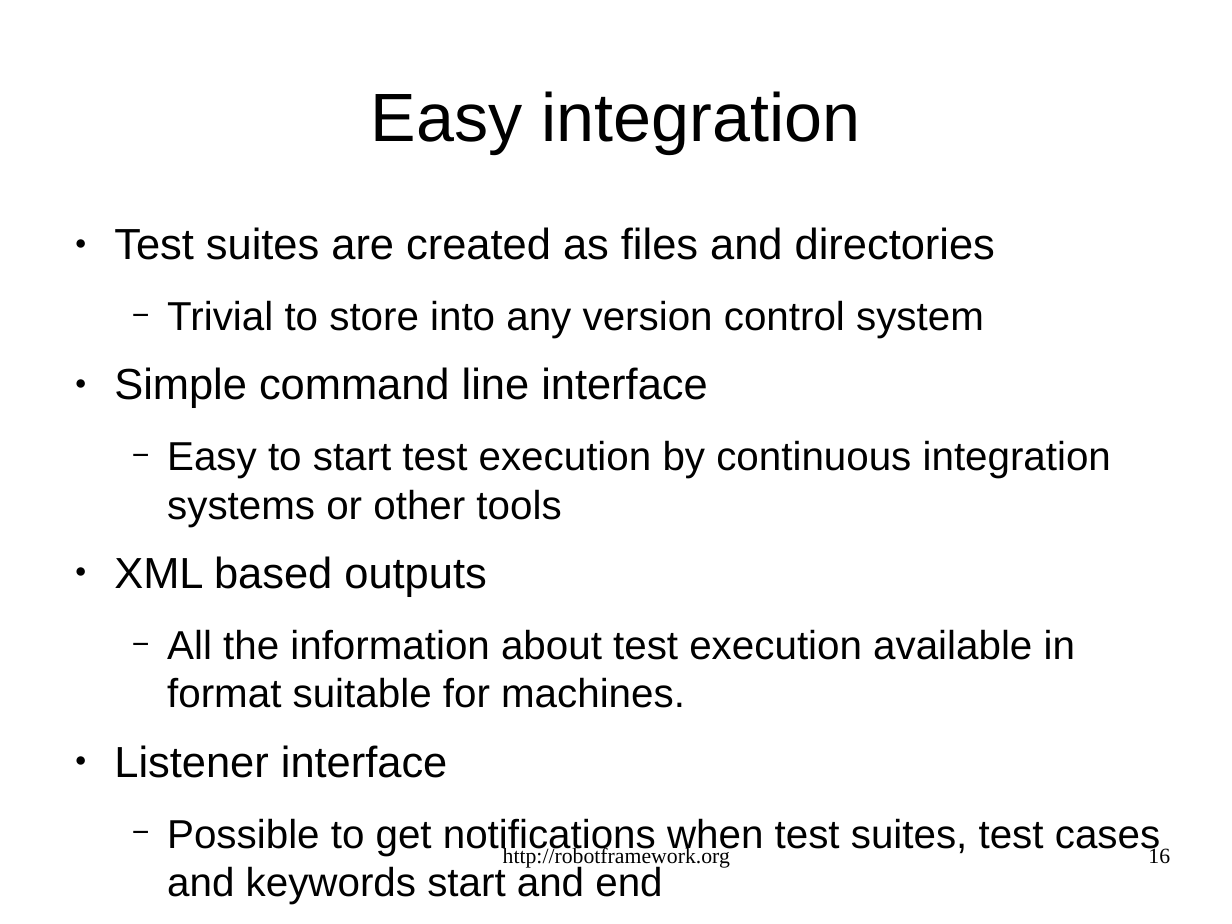
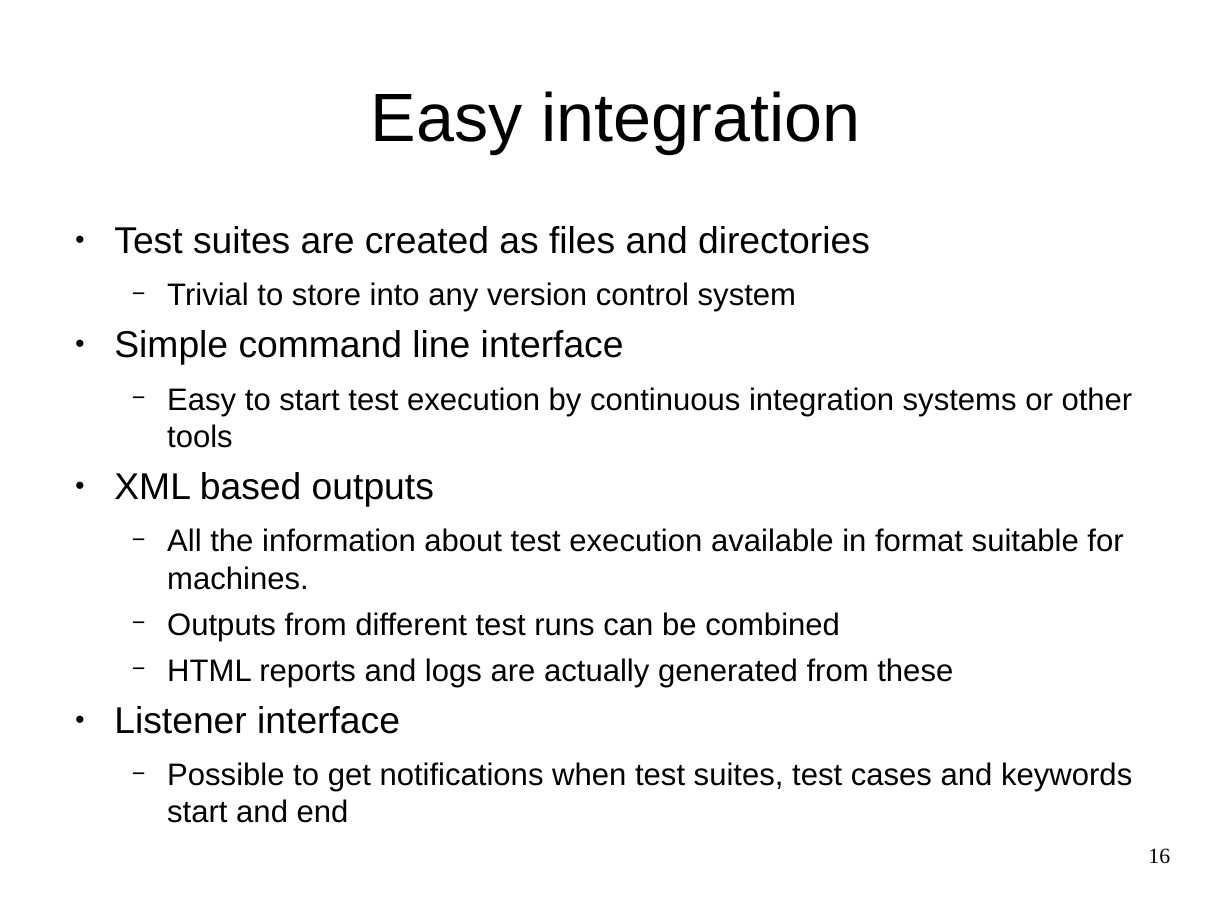
Before and after one commit to gdw2/robot-framework, a slide deck: slide 16 of proto/slides/demoslides.odp. Drawn at 1232x924 pixels with LibreOffice and Linux fonts; fonts in the diff are those of the drawing. Boxes give left, top, right and bottom in pixels: in the first picture for what was removed or moved away, otherwise in the second. Text is boxed around its words. In the diff, an @@ line names an element or a change of style, - is before the commit and + after.

```diff
--- a/proto/slides/demoslides.odp
+++ b/proto/slides/demoslides.odp
@@ text at (x1=114, y1=226, x2=1133, y2=823): size 28 to 24 pt in "Test suites are created as files and ...", "Simple command line interface", "XML based outputs", "Listener interface"; size 26 to 20 pt in "Trivial to store into any version control ...", "Easy to start test execution by continuous ...", "All the information about test execution available ...", "Possible to get notifications when test suites, ..."; less space between paragraphs @@
@@ text at (x1=167, y1=612, x2=953, y2=687): paragraphs added @@
+  − Outputs from different test runs can be combined
+  − HTML reports and logs are actually generated from these
@@ text removed at (x1=503, y1=846, x2=730, y2=868) @@
-http://robotframework.org
```
Also in this commit, not shown: 25 other slides changed, 1 slide added, 1 slide removed.
